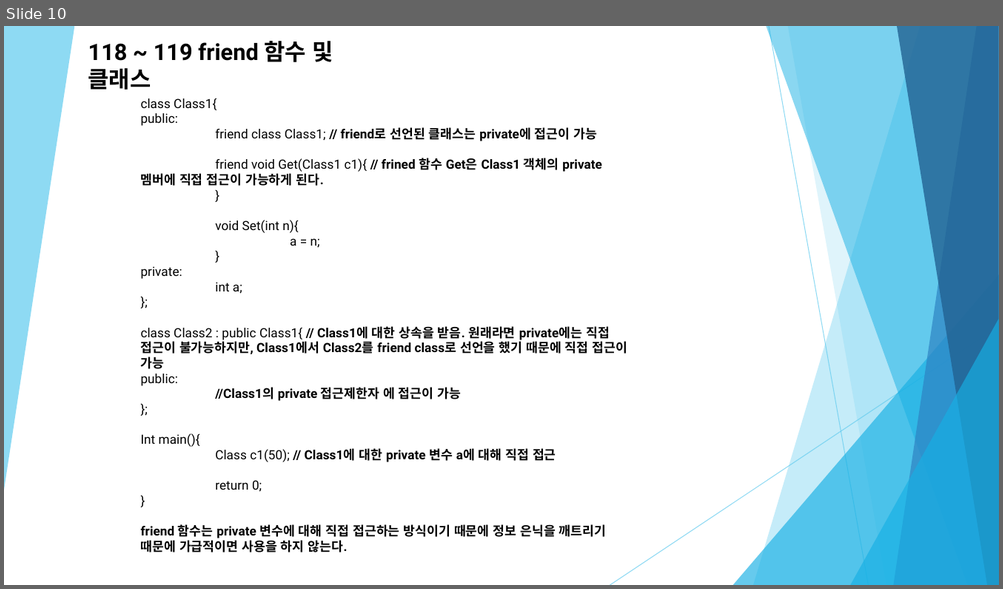
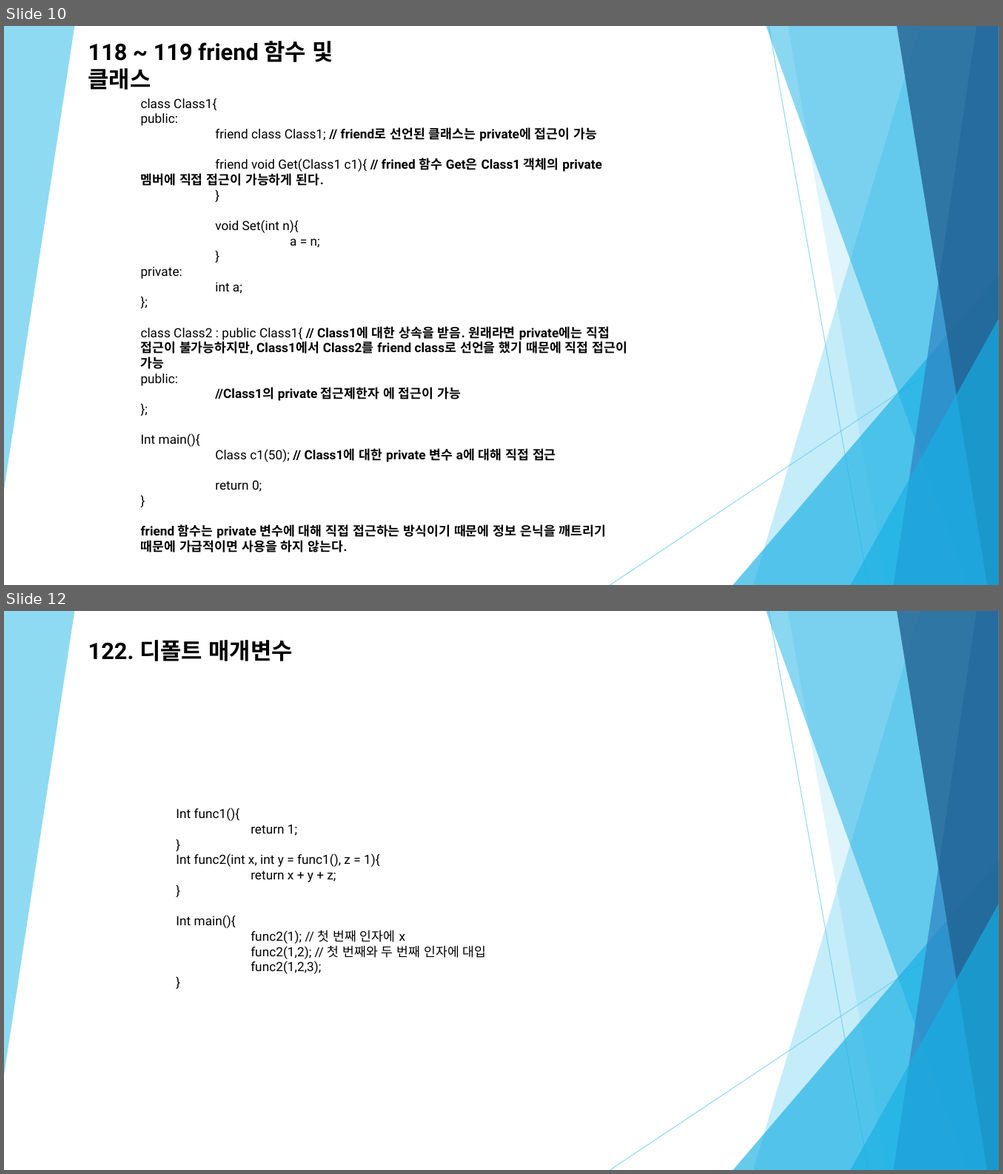
Before and after one commit to Zoselro/C-200, a slide deck: 세미나 자료/C++ 세미나 세 번째.pptx. Shown one above the other, each under a label of ours: slide 10 before the commit, slides 10 and 12 after it; the slides between them are not shown. The pictures are 1003x589 and 1003x1174 pixels, drawn with LibreOffice and Linux fonts; fonts in the diff are those of the drawing. Boxes give left, top, right and bottom in pixels: in the first picture for what was removed or moved away, otherwise in the second. Text is boxed around its words. In the diff, an @@ line names an element or a change of style, - is before the commit and + after.

```diff
--- a/세미나 자료/C++ 세미나 세 번째.pptx
+++ b/세미나 자료/C++ 세미나 세 번째.pptx
@@ slide 12 added at box(4, 611, 999, 1170), background #FFFFFF; not listed: 10 template elements that a slide beside it also shows @@
@@ text added at box(88, 640, 293, 661), 22 pt, text #000000, bold @@
+122. 디폴트 매개변수
@@ text added at box(176, 808, 486, 974), 12.3 pt, text #000000 @@
+Int func1(){
+return 1;
+}
+Int func2(int x, int y = func1(), z = 1){
+return x + y + z;
+}
+Int main(){
+func2(1); // 첫 번째 인자에 x
+func2(1,2); // 첫 번째와 두 번째 인자에 대입
+func2(1,2,3);
+}
```
Also in this commit, not shown: 2 other slides added, 12 other files.
